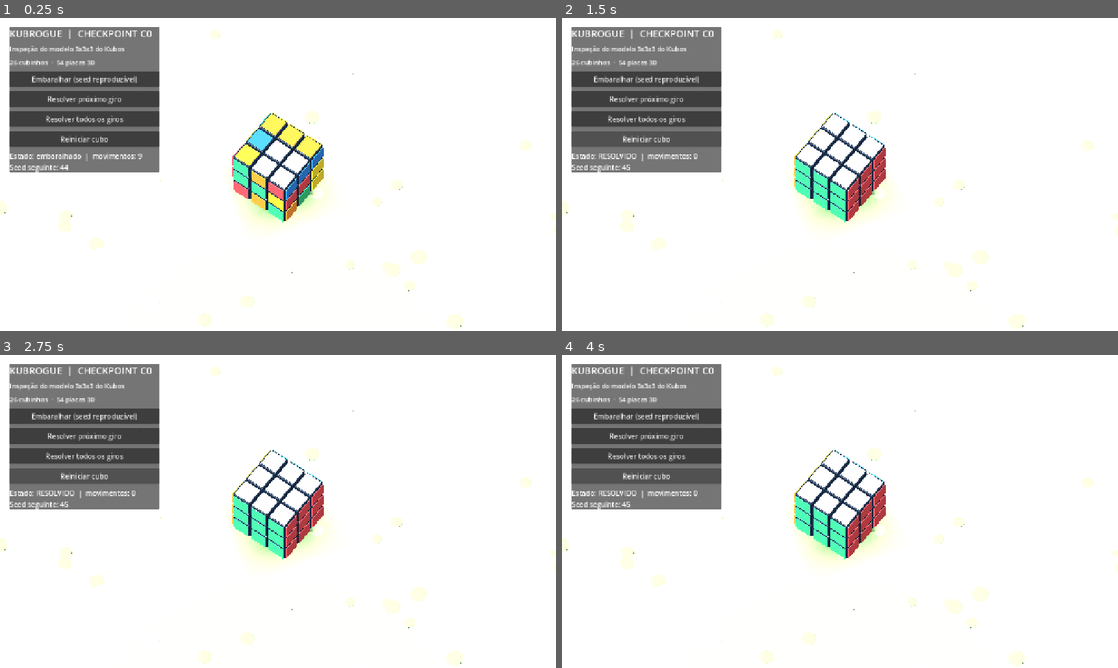
Above: before the commit, frames 1-4 (two rows, left to right).
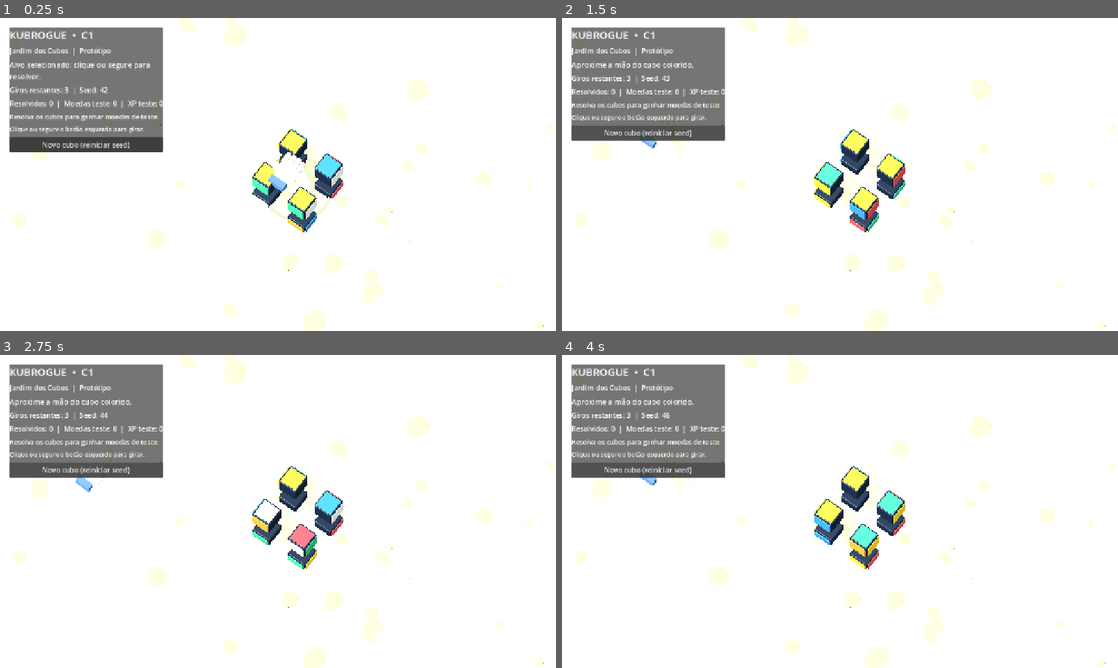
Above: after the commit, the same moments.

Repository: kardecallan566/KubRogue
Game: Godot game, scene res://scenes/c1/hand_puzzle_prototype.tscn
The game is run twice, just before and just after one commit, with the same random seed, the same clock (stepped at 60 frames per second) and the same inputs. Before the commit the project starts from res://scenes/c0/cube_inspection.tscn.
Inputs (mouse positions are in pixels of both pictures, inside the frame that each line leads up to):
- Up to frame 1 (0.25 s): no input
- Up to frame 2 (1.5 s): click (645, 80) at 0.5 s, where only the run before the commit has a clickable "Embaralhar (seed reproduzível)"; click (650, 133) at 1.25 s, where only the run after the commit has a clickable "Novo cubo (reiniciar seed)"
- Up to frame 3 (2.75 s): click (83, 477) at 2 s, where only the run before the commit has a clickable "Reiniciar cubo"
- Up to frame 4 (4 s): click (650, 470) at 2.75 s, where only the run after the commit has a clickable "Novo cubo (reiniciar seed)"; click (650, 470) at 3.5 s, where only the run after the commit has a clickable "Novo cubo (reiniciar seed)"

The runs differ from the first frame. In frame 1, 16% of the frame differs, in the area x 0-100%, y 0-100%; in frame 2, 16%; in frame 3, 15%; in frame 4, 16%.

Commit message:
feat(c1): playable 2x2 hand-controlled puzzle prototype and Godot tests

Diff:
--- a/project.godot
+++ b/project.godot
@@ -1,10 +1,10 @@
 config_version=5
 
 [application]
-config/name="KubRogue — C0 Inspeção do Cubo"
-run/main_scene="res://scenes/c0/cube_inspection.tscn"
+config/name="KubRogue — C1 Mão e Cubos 2x2"
+run/main_scene="res://scenes/c1/hand_puzzle_prototype.tscn"
 config/features=PackedStringArray("4.7", "GL Compatibility")
-config/description="C0: technical inspection of the adapted procedural 3x3x3 cube from Kubos. Not a gameplay MVP."
+config/description="C1: playable 2x2 hand-controlled puzzle proof of concept. C0 3x3 inspection remains available."
 
 [display]
 window/size/viewport_width=1280
--- /dev/null
+++ b/scenes/c1/hand_puzzle_prototype.tscn
@@ -0,0 +1,6 @@
+[gd_scene load_steps=2 format=3]
+
+[ext_resource type="Script" path="res://scripts/c1/hand_puzzle_prototype.gd" id="1_stage"]
+
+[node name="C1HandPuzzlePrototype" type="Node3D"]
+script = ExtResource("1_stage")
--- /dev/null
+++ b/scripts/c1/hand_puzzle_prototype.gd
@@ -0,0 +1,267 @@
+extends Node3D
+## C1 playable vertical slice: the cursor controls a 3D hand to solve real 2x2 cubies.
+## No waves, economy persistence or roguelite cards exist yet.
+class_name KubRogueC1Stage
+
+const CubeVisual = preload("res://scripts/visual/cube_2x2.gd")
+const HandVisual = preload("res://scripts/visual/hand_3d.gd")
+const ACTION_INTERVAL := 0.34
+const ROTATION_DURATION := 0.26
+const TARGET_RADIUS := 1.22
+const REWARD_COINS := 10
+const REWARD_XP := 1
+
+var camera: Camera3D
+var cube: CubeVisual
+var hand: HandVisual
+var focus_ring: MeshInstance3D
+var counter_label: Label
+var instruction_label: Label
+var reward_label: Label
+var hint_label: Label
+var round_label: Label
+
+var has_target := false
+var provisional_coins := 0
+var provisional_xp := 0
+var cubes_resolved := 0
+var current_seed := 42
+var displayed_seed := 0
+var action_cooldown := 0.0
+var rewarded_this_cube := false
+var respawning := false
+
+func _ready() -> void:
+    _build_field()
+    _build_light_and_camera()
+    _build_actors()
+    _build_overlay()
+    _spawn_cube()
+
+func _field_material(color: Color) -> StandardMaterial3D:
+    var mat := StandardMaterial3D.new()
+    mat.albedo_color = color
+    mat.roughness = 1.0
+    return mat
+
+func _build_field() -> void:
+    var ground := MeshInstance3D.new()
+    ground.name = "JardimDosCubos_OpenGrass"
+    var plane := PlaneMesh.new()
+    plane.size = Vector2(90.0, 90.0)
+    ground.mesh = plane
+    ground.material_override = _field_material(Color("#a4cd8c"))
+    add_child(ground)
+    # Original simplified tufts: intentionally no obstacles, physics or grid.
+    var rng := RandomNumberGenerator.new()
+    rng.seed = 1107
+    var patch_mesh := SphereMesh.new()
+    patch_mesh.radius = 0.20
+    patch_mesh.height = 0.032
+    var light_patch := _field_material(Color("#b9dc9d"))
+    var shade_patch := _field_material(Color("#8eb97b"))
+    for i in range(66):
+        var patch := MeshInstance3D.new()
+        patch.name = "SoftGrassPatch_%02d" % i
+        patch.mesh = patch_mesh
+        patch.material_override = light_patch if i % 3 == 0 else shade_patch
+        var x := rng.randf_range(-9.0, 9.0)
+        var z := rng.randf_range(-6.5, 6.5)
+        if Vector2(x, z).length() < 1.5:
+            x += 2.8
+        patch.position = Vector3(x, 0.014, z)
+        var dim := rng.randf_range(0.45, 1.55)
+        patch.scale = Vector3(dim, 1.0, dim * rng.randf_range(0.55, 1.3))
+        add_child(patch)
+
+func _build_light_and_camera() -> void:
+    var world := WorldEnvironment.new()
+    world.name = "SoftDaylight"
+    var env := Environment.new()
+    env.background_mode = Environment.BG_COLOR
+    env.background_color = Color("#a4cd8c")
+    env.ambient_light_source = Environment.AMBIENT_SOURCE_COLOR
+    env.ambient_light_color = Color("#eef5e8")
+    env.ambient_light_energy = 0.85
+    world.environment = env
+    add_child(world)
+    var light := DirectionalLight3D.new()
+    light.name = "SunnySoftLight"
+    light.rotation_degrees = Vector3(-61, -32, 0)
+    light.light_energy = 1.05
+    light.shadow_enabled = true
+    add_child(light)
+    camera = Camera3D.new()
+    camera.name = "FixedTopDown"
+    camera.projection = Camera3D.PROJECTION_ORTHOGONAL
+    camera.size = 8.3
+    camera.position = Vector3(2.6, 11.5, 3.5)
+    add_child(camera)
+    camera.look_at(Vector3(0.0, 0.15, 0.0), Vector3.UP)
+    camera.current = true
+
+func _build_actors() -> void:
+    cube = CubeVisual.new()
+    cube.name = "TargetCube2x2"
+    cube.scale = Vector3.ONE * 1.72
+    cube.position = Vector3(0.65, 0.58, 0.0)
+    add_child(cube)
+    hand = HandVisual.new()
+    hand.name = "CursorHand"
+    hand.position = Vector3(-1.2, 1.4, 1.0)
+    add_child(hand)
+
+    focus_ring = MeshInstance3D.new()
+    focus_ring.name = "TargetFocusRing"
+    var mesh := TorusMesh.new()
+    mesh.inner_radius = 0.84
+    mesh.outer_radius = 0.92
+    focus_ring.mesh = mesh
+    var ring_mat := StandardMaterial3D.new()
+    ring_mat.albedo_color = Color("#f3f9d1")
+    ring_mat.shading_mode = BaseMaterial3D.SHADING_MODE_UNSHADED
+    focus_ring.material_override = ring_mat
+    focus_ring.position = Vector3(cube.position.x, 0.08, cube.position.z)
+    focus_ring.visible = false
+    add_child(focus_ring)
+
+func _add_label(parent: Node, value: String, size: int = 17) -> Label:
+    var label := Label.new()
+    label.text = value
+    label.add_theme_font_size_override("font_size", size)
+    label.mouse_filter = Control.MOUSE_FILTER_IGNORE
+    parent.add_child(label)
+    return label
+
+func _build_overlay() -> void:
+    var layer := CanvasLayer.new()
+    layer.name = "C1Overlay"
+    add_child(layer)
+    var panel := PanelContainer.new()
+    panel.position = Vector2(22, 22)
+    panel.custom_minimum_size = Vector2(328, 0)
+    panel.mouse_filter = Control.MOUSE_FILTER_STOP
+    layer.add_child(panel)
+    var content := VBoxContainer.new()
+    content.add_theme_constant_override("separation", 8)
+    panel.add_child(content)
+    _add_label(content, "KUBROGUE  •  C1", 24)
+    _add_label(content, "Jardim dos Cubos  |  Protótipo", 16)
+    instruction_label = _add_label(content, "Mova a mão sobre o cubo.", 17)
+    instruction_label.autowrap_mode = TextServer.AUTOWRAP_WORD
+    counter_label = _add_label(content, "", 16)
+    round_label = _add_label(content, "", 16)
+    reward_label = _add_label(content, "Resolva os cubos para ganhar moedas de teste.", 15)
+    reward_label.autowrap_mode = TextServer.AUTOWRAP_WORD
+    hint_label = _add_label(content, "Clique ou segure o botão esquerdo para girar.", 14)
+    hint_label.autowrap_mode = TextServer.AUTOWRAP_WORD
+    var button := Button.new()
+    button.text = "Novo cubo (reiniciar seed)"
+    button.custom_minimum_size = Vector2(0, 35)
+    button.pressed.connect(_manual_new_cube)
+    content.add_child(button)
+    _update_hud()
+
+func _spawn_cube() -> void:
+    if cube == null or cube.movement_busy:
+        return
+    rewarded_this_cube = false
+    displayed_seed = current_seed
+    current_seed += 1
+    cube.scramble_now(3 + posmod(cubes_resolved, 2), displayed_seed)
+    # Very short shuffle sequences can occasionally collapse to solved; retry.
+    var attempts := 0
+    while cube.is_solved() and attempts < 8:
+        displayed_seed = current_seed
+        current_seed += 1
+        cube.scramble_now(4, displayed_seed)
+        attempts += 1
+    respawning = false
+    _update_hud()
+
+func _manual_new_cube() -> void:
+    if respawning or cube.movement_busy:
+        return
+    _spawn_cube()
+
+func _update_hud() -> void:
+    if counter_label == null or cube == null:
+        return
+    counter_label.text = "Giros restantes: %d  |  Seed: %d" % [cube.moves_remaining(), displayed_seed]
+    round_label.text = "Resolvidos: %d  |  Moedas teste: %d  |  XP teste: %d" % [
+        cubes_resolved, provisional_coins, provisional_xp
+    ]
+    if respawning:
+        instruction_label.text = "Resolvido! Um novo cubo está chegando."
+    elif has_target:
+        instruction_label.text = "Alvo selecionado: clique ou segure para resolver."
+    else:
+        instruction_label.text = "Aproxime a mão do cubo colorido."
+
+func _cursor_ground_point() -> Variant:
+    if camera == null:
+        return null
+    var mouse := get_viewport().get_mouse_position()
+    var origin := camera.project_ray_origin(mouse)
+    var direction := camera.project_ray_normal(mouse)
+    if absf(direction.y) < 0.00001:
+        return null
+    var distance := -origin.y / direction.y
+    if distance < 0.0:
+        return null
+    return origin + direction * distance
+
+func _pointer_on_hud() -> bool:
+    return get_viewport().gui_get_hovered_control() != null
+
+func _process(delta: float) -> void:
+    action_cooldown = maxf(0.0, action_cooldown - delta)
+    var point: Variant = _cursor_ground_point()
+    var targetable := false
+    if point is Vector3 and is_instance_valid(hand) and is_instance_valid(cube):
+        var hit: Vector3 = point
+        var safe_point := Vector3(
+            clampf(hit.x, -5.9, 5.9), 1.43,
+            clampf(hit.z, -3.5, 3.5)
+        )
+        # Keep the drawn hand beside the actual cursor so stickers stay readable.
+        var hand_pos := safe_point + Vector3(0.47, 0.0, 0.29)
+        hand.position = hand.position.lerp(hand_pos, minf(delta * 17.0, 1.0))
+        var horizontal_delta := Vector2(hit.x - cube.position.x, hit.z - cube.position.z)
+        targetable = horizontal_delta.length() <= TARGET_RADIUS and not _pointer_on_hud()
+        targetable = targetable and not respawning and not cube.movement_busy and not cube.is_solved()
+    if targetable != has_target:
+        has_target = targetable
+        _update_hud()
+    if is_instance_valid(hand):
+        hand.set_targeting(has_target)
+    if is_instance_valid(focus_ring):
+        focus_ring.visible = has_target
+    if has_target and action_cooldown <= 0.0 and Input.is_mouse_button_pressed(MOUSE_BUTTON_LEFT):
+        _advance_selected_cube()
+
+## Common gameplay action used by live mouse input and C1 integration tests.
+## The caller enforces hover for real mouse actions. This method validates
+## progression, cooldown/busy and idempotence, but not spatial selection.
+func _advance_selected_cube() -> void:
+    if cube == null or cube.movement_busy or cube.is_solved() or rewarded_this_cube or respawning:
+        return
+    action_cooldown = ACTION_INTERVAL
+    hand.celebrate_gesture()
+    await cube.solve_next_move(ROTATION_DURATION)
+    if not is_inside_tree() or not is_instance_valid(cube):
+        return
+    if cube.is_solved() and not rewarded_this_cube:
+        rewarded_this_cube = true
+        respawning = true
+        cubes_resolved += 1
+        provisional_coins += REWARD_COINS
+        provisional_xp += REWARD_XP
+        if reward_label != null:
+            reward_label.text = "RESOLVIDO!  +10 moedas e +1 XP (teste)."
+        _update_hud()
+        await get_tree().create_timer(0.58).timeout
+        if is_inside_tree():
+            _spawn_cube()
+    else:
+        _update_hud()
--- /dev/null
+++ b/scripts/puzzle/cube_state_2x2.gd
@@ -0,0 +1,56 @@
+extends "res://scripts/puzzle/cube_state.gd"
+class_name CubeState2x2
+## Reuses the integer 3x3 movement engine, but exposes only eight corners.
+## Six physical faces, four stickers per face, no fictitious HP or fake grid.
+
+func _init() -> void:
+    pieces.clear()
+    history.clear()
+    for x in [-1, 1]:
+        for y in [-1, 1]:
+            for z in [-1, 1]:
+                var pos := Vector3i(x, y, z)
+                var id := "%d,%d,%d" % [x, y, z]
+                pieces[id] = {
+                    "position": pos,
+                    "axes": [Vector3i.RIGHT, Vector3i.UP, Vector3i(0, 0, 1)]
+                }
+
+func is_valid() -> bool:
+    if pieces.size() != 8:
+        return false
+    var occupied := {}
+    for id in pieces:
+        var item: Dictionary = pieces[id]
+        var p: Vector3i = item["position"]
+        if abs(p.x) != 1 or abs(p.y) != 1 or abs(p.z) != 1 or occupied.has(p):
+            return false
+        occupied[p] = true
+        var axes: Array = item["axes"]
+        if axes.size() != 3:
+            return false
+        var a: Vector3i = axes[0]
+        var b: Vector3i = axes[1]
+        var c: Vector3i = axes[2]
+        if a.length_squared() != 1 or b.length_squared() != 1 or c.length_squared() != 1:
+            return false
+        if dot_i(a, b) != 0 or dot_i(a, c) != 0 or dot_i(b, c) != 0:
+            return false
+        if cross_i(a, b) != c:
+            return false
+    return true
+
+func is_solved() -> bool:
+    ## C1 uses the canonical identity pose, fully restored by the recorded inverse.
+    ## Future free-form cubing will need a face-uniform acceptance predicate.
+    if not is_valid():
+        return false
+    for id in pieces:
+        var item: Dictionary = pieces[id]
+        var p: Vector3i = item["position"]
+        if id != "%d,%d,%d" % [p.x, p.y, p.z]:
+            return false
+        var axes: Array = item["axes"]
+        if axes[0] != Vector3i.RIGHT or axes[1] != Vector3i.UP or axes[2] != Vector3i(0, 0, 1):
+            return false
+    return true
--- /dev/null
+++ b/scripts/visual/cube_2x2.gd
@@ -0,0 +1,9 @@
+extends "res://scripts/visual/cube_3x3.gd"
+class_name KubRogueCube2x2
+## C1: exactly eight independent corner cubies and 24 physical stickers.
+## One shared bevelled cubie mesh and one shared sticker mesh from Kubos.
+## The rendering/animation pipeline is inherited from the C0-tested 3x3.
+const PocketState = preload("res://scripts/puzzle/cube_state_2x2.gd")
+
+func _new_puzzle():
+    return PocketState.new()
--- a/scripts/visual/cube_3x3.gd
+++ b/scripts/visual/cube_3x3.gd
@@ -20,7 +20,7 @@
 const STICKER_DEPTH := 0.014
 const BODY_RADIUS := 0.023
 
-var puzzle: Puzzle
+var puzzle
 var cubies: Dictionary = {}
 var body_nodes: Array[MeshInstance3D] = []
 var sticker_nodes: Array[MeshInstance3D] = []
@@ -30,8 +30,11 @@
 var movement_busy := false
 var solution_plan: Array[Dictionary] = []
 
+func _new_puzzle():
+    return Puzzle.new()
+
 func _ready() -> void:
-    puzzle = Puzzle.new()
+    puzzle = _new_puzzle()
     assembly = Node3D.new()
     assembly.name = "CubeAssembly"
     add_child(assembly)
@@ -104,14 +107,14 @@
 func reset_cube() -> void:
     if movement_busy:
         return
-    puzzle = Puzzle.new()
+    puzzle = _new_puzzle()
     solution_plan.clear()
     sync_poses()
 
 func scramble_now(count: int = 9, seed_value: int = 42) -> void:
     if movement_busy:
         return
-    puzzle = Puzzle.new()
+    puzzle = _new_puzzle()
     var commands: Array[Dictionary] = puzzle.scramble(maxi(2, count), seed_value)
     for command in commands:
         puzzle.move(String(command["face"]), int(command["turns"]), true)
--- /dev/null
+++ b/scripts/visual/hand_3d.gd
@@ -0,0 +1,79 @@
+extends Node3D
+class_name KubRogueHand3D
+## Lightweight procedural cartoon glove, deliberately original to KubRogue.
+## Only a visual; puzzle moves and rewards belong to the gameplay controller.
+
+var is_targeting := false
+var action_flash := 0.0
+var idle_clock := 0.0
+
+func _ready() -> void:
+    _make_hand()
+
+func _make_material(hex: String) -> StandardMaterial3D:
+    var m := StandardMaterial3D.new()
+    m.albedo_color = Color(hex)
+    m.roughness = 0.64
+    return m
+
+func _add_box(part: String, dimensions: Vector3, pos: Vector3, mat: Material) -> MeshInstance3D:
+    var node := MeshInstance3D.new()
+    node.name = part
+    var mesh := BoxMesh.new()
+    mesh.size = dimensions
+    node.mesh = mesh
+    node.position = pos
+    node.material_override = mat
+    add_child(node)
+    return node
+
+func _add_capsule(part: String, radius: float, height: float, pos: Vector3, mat: Material, tilt: float = 0.0) -> MeshInstance3D:
+    var node := MeshInstance3D.new()
+    node.name = part
+    var mesh := CapsuleMesh.new()
+    mesh.radius = radius
+    mesh.height = height
+    node.mesh = mesh
+    node.position = pos
+    node.rotation.y = tilt
+    node.rotation.x = PI * 0.5
+    node.material_override = mat
+    add_child(node)
+    return node
+
+func _make_hand() -> void:
+    var glove := _make_material("#f7e8c8")
+    var cuff := _make_material("#4769bb")
+    var seam := _make_material("#e9b999")
+    var palm := MeshInstance3D.new()
+    palm.name = "RoundedPalm"
+    var palm_mesh := SphereMesh.new()
+    palm_mesh.radius = 0.5
+    palm_mesh.height = 1.0
+    palm.mesh = palm_mesh
+    palm.scale = Vector3(0.63, 0.21, 0.51)
+    palm.material_override = glove
+    add_child(palm)
+    for i in range(4):
+        var x := (float(i) - 1.5) * 0.145
+        _add_capsule("Finger_%d" % i, 0.072, 0.32 + (0.04 if i == 1 or i == 2 else 0.0),
+            Vector3(x, -0.025, -0.35), glove)
+    _add_capsule("Thumb", 0.10, 0.29, Vector3(-0.33, -0.03, -0.035), glove, 0.9)
+    _add_box("WristCuff", Vector3(0.44, 0.21, 0.18), Vector3(0.0, 0.02, 0.33), cuff)
+    _add_box("CuffSeam", Vector3(0.39, 0.035, 0.02), Vector3(0.0, -0.065, 0.225), seam)
+
+func set_targeting(value: bool) -> void:
+    is_targeting = value
+
+func celebrate_gesture() -> void:
+    action_flash = 0.36
+
+func _process(delta: float) -> void:
+    idle_clock += delta
+    action_flash = maxf(0.0, action_flash - delta)
+    var pulse := 1.08 if is_targeting else 1.0
+    if action_flash > 0.0:
+        pulse = 1.18
+    scale = scale.lerp(Vector3.ONE * pulse, minf(delta * 13.0, 1.0))
+    rotation.z = lerpf(rotation.z, -0.14 if action_flash > 0.0 else 0.0, minf(delta * 12.0, 1.0))
+    rotation.y = sin(idle_clock * 1.7) * 0.045
--- /dev/null
+++ b/tests/integration/test_c1_cube_2x2.gd
@@ -0,0 +1,35 @@
+extends SceneTree
+const Model = preload("res://scripts/visual/cube_2x2.gd")
+var failures := 0
+
+func _initialize() -> void:
+    call_deferred("_run")
+
+func check(ok: bool, detail: String) -> void:
+    if not ok:
+        failures += 1
+        push_error("C1 2x2 FAIL: " + detail)
+
+func _run() -> void:
+    var cube: Model = Model.new()
+    get_root().add_child(cube)
+    check(cube.cubies.size() == 8, "eight real cubies")
+    check(cube.body_nodes.size() == 8, "eight meshes")
+    check(cube.sticker_nodes.size() == 24, "24 stickers")
+    check(cube.is_solved(), "solved initial condition")
+    var original: Dictionary = cube.puzzle.snapshot()
+    await cube.rotate_layer("F", 1, 0.01)
+    check(not cube.is_solved(), "rotating face changes state")
+    await cube.rotate_layer("F", -1, 0.01)
+    check(cube.puzzle.snapshot() == original, "inverse animation restores")
+    for seed_value in range(1, 11):
+        cube.scramble_now(4 + seed_value % 3, seed_value)
+        var guard := 0
+        while cube.moves_remaining() > 0 and guard < 12:
+            await cube.solve_next_move(0.001)
+            guard += 1
+        check(cube.is_solved(), "reverses whole scramble %d" % seed_value)
+        check(not cube.movement_busy, "releases pivot %d" % seed_value)
+    cube.queue_free()
+    print("KubRogue C1 2x2 visual tests: %d failures" % failures)
+    quit(0 if failures == 0 else 1)
--- /dev/null
+++ b/tests/integration/test_c1_stage.gd
@@ -0,0 +1,32 @@
+extends SceneTree
+const Stage = preload("res://scripts/c1/hand_puzzle_prototype.gd")
+var failures := 0
+
+func _initialize() -> void:
+    call_deferred("_run")
+
+func check(ok: bool, detail: String) -> void:
+    if not ok:
+        failures += 1
+        push_error("C1 STAGE FAIL: " + detail)
+
+func _run() -> void:
+    var stage: Stage = Stage.new()
+    get_root().add_child(stage)
+    check(stage.camera != null and stage.camera.projection == Camera3D.PROJECTION_ORTHOGONAL, "fixed orthographic camera")
+    check(stage.hand != null, "hand exists")
+    check(stage.hand.get_child_count() >= 6, "procedural palm and fingers")
+    check(stage.cube != null and stage.cube.cubies.size() == 8, "real 2x2 in field")
+    check(stage.cube.moves_remaining() > 0, "starts scrambled")
+    check(stage.provisional_coins == 0 and stage.cubes_resolved == 0, "no free reward")
+    var guard := 0
+    while stage.cubes_resolved == 0 and guard < 8:
+        await stage._advance_selected_cube()
+        guard += 1
+    check(stage.cubes_resolved == 1, "one puzzle solved")
+    check(stage.provisional_coins == 10 and stage.provisional_xp == 1, "single provisional reward")
+    check(stage.cube.moves_remaining() > 0, "next cube spawned automatically")
+    check(not stage.respawning and not stage.cube.movement_busy, "unlocked after respawn")
+    stage.queue_free()
+    print("KubRogue C1 scene integration: %d failures" % failures)
+    quit(0 if failures == 0 else 1)
--- /dev/null
+++ b/tests/unit/test_cube_state_2x2.gd
@@ -0,0 +1,38 @@
+extends SceneTree
+const State = preload("res://scripts/puzzle/cube_state_2x2.gd")
+var failures := 0
+
+func _initialize() -> void:
+    call_deferred("_run")
+
+func check(ok: bool, message: String) -> void:
+    if not ok:
+        failures += 1
+        push_error("C1 UNIT FAIL: " + message)
+
+func _run() -> void:
+    var fresh = State.new()
+    var initial: Dictionary = fresh.snapshot()
+    check(fresh.pieces.size() == 8, "eight corners")
+    check(fresh.is_valid() and fresh.is_solved(), "solved and valid at start")
+    for face in State.FACES:
+        var item = State.new()
+        check(item.selected_ids(face).size() == 4, "four corners on " + face)
+        item.move(face, 1)
+        check(not item.is_solved(), "one turn changes " + face)
+        item.move(face, -1)
+        check(item.snapshot() == initial, "inverse restores " + face)
+        item.move(face, 2)
+        item.move(face, 2)
+        check(item.snapshot() == initial, "half-turn pair restores " + face)
+    for seed_value in range(1, 101):
+        var item = State.new()
+        var plan: Array[Dictionary] = item.scramble(10, seed_value)
+        for cmd in plan:
+            item.move(String(cmd["face"]), int(cmd["turns"]))
+            check(item.is_valid(), "valid state seed %d" % seed_value)
+        for command in item.reversed_history():
+            item.move(String(command["face"]), int(command["turns"]), false)
+        check(item.is_solved() and item.snapshot() == initial, "inverse seed %d" % seed_value)
+    print("KubRogue C1 2x2 unit tests: %d failures" % failures)
+    quit(0 if failures == 0 else 1)
Not shown, changed: .github/workflows/godot-c0.yml
Not shown, changed: docs/06-arquitetura-godot.md
Not shown, changed: docs/08-roadmap-e-backlog.md
Not shown, added: docs/checkpoints/C1-hand-2x2.md
